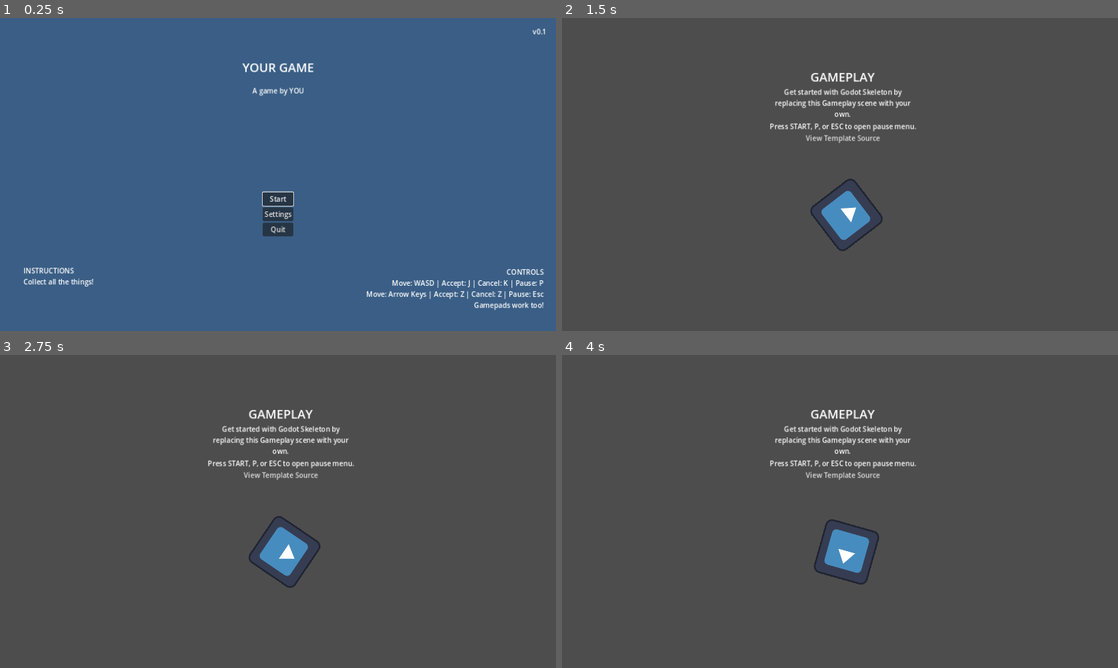
Above: before the commit, frames 1-4 (two rows, left to right).
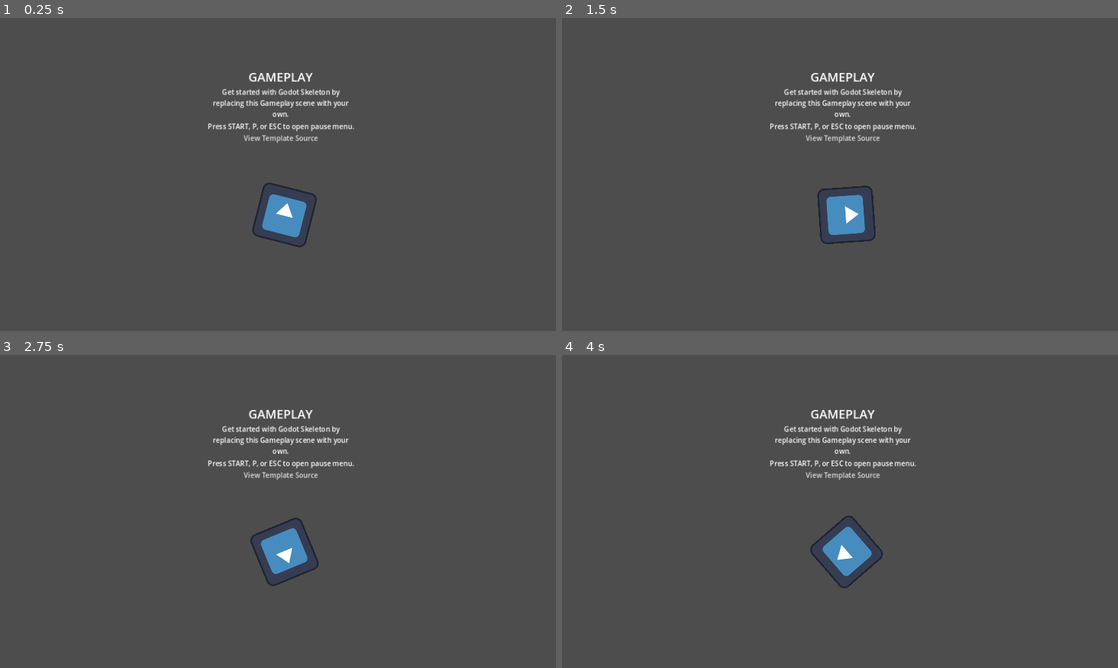
Above: after the commit, the same moments.

Repository: nathanleiby/trijam-250
Game: Godot game, scene res://gameplay/gameplay.tscn
Same seed, same stepped clock (60 frames per second), same inputs: the game is played once before the commit and once after it. Before the commit the project starts from res://main_menu/main_menu.tscn. The engine's default icon, where the game draws it, is replaced by a stand-in: a white triangle on a blue panel in a dark square.
Inputs (mouse positions are in pixels of both pictures, inside the frame that each line leads up to):
- Up to frame 1 (0.25 s): no input
- Up to frame 2 (1.5 s): click (840, 199) at 0.5 s, where only the run before the commit has a clickable "Start"; tap Enter at 1.25 s
- Up to frame 3 (2.75 s): tap Enter at 2 s
- Up to frame 4 (4 s): tap Enter at 2.75, 3.5 s

The runs differ from the first frame. In frame 1, 100% of the frame differs, in the area x 0-100%, y 0-100%; in frame 2, 0.7%; in frame 3, 0.7%; in frame 4, 0.7%.

Commit message:
change default scene- easier dev loop

Diff:
--- a/project.godot
+++ b/project.godot
@@ -12,7 +12,7 @@
 
 config/name="Godot Skeleton"
 config/description="[Add your description here!]"
-run/main_scene="res://main_menu/main_menu.tscn"
+run/main_scene="res://gameplay/gameplay.tscn"
 config/features=PackedStringArray("4.1", "Mobile")
 config/icon="res://assets/icon.svg"
 
